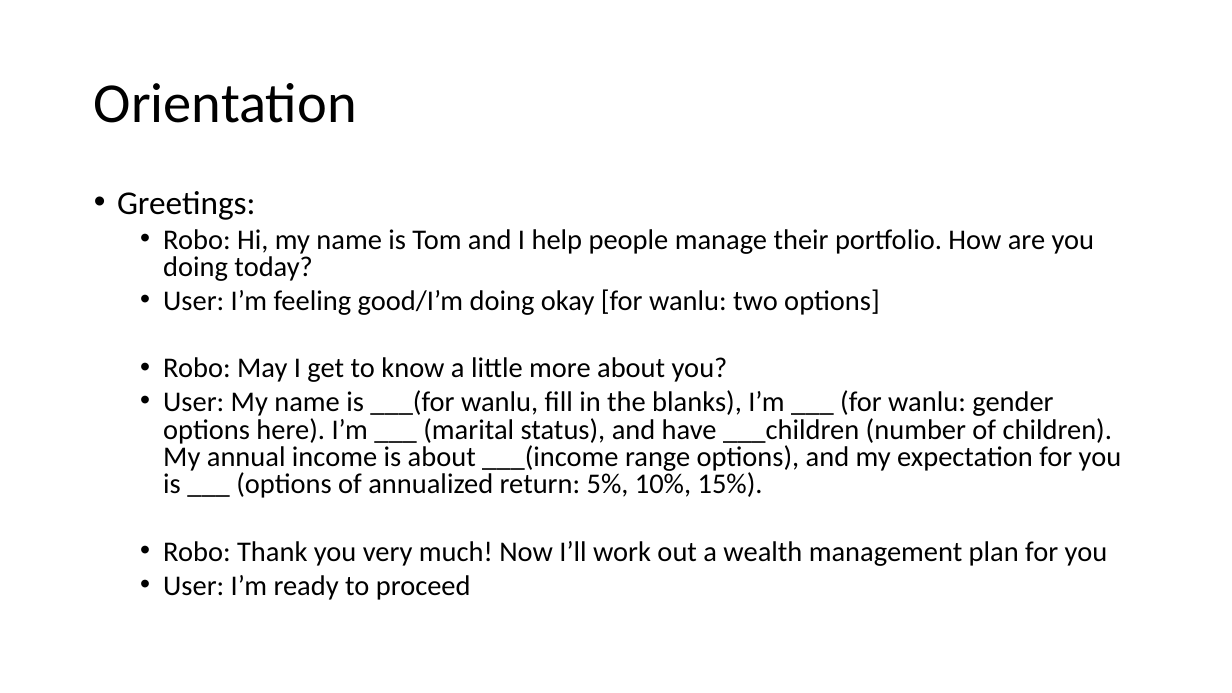
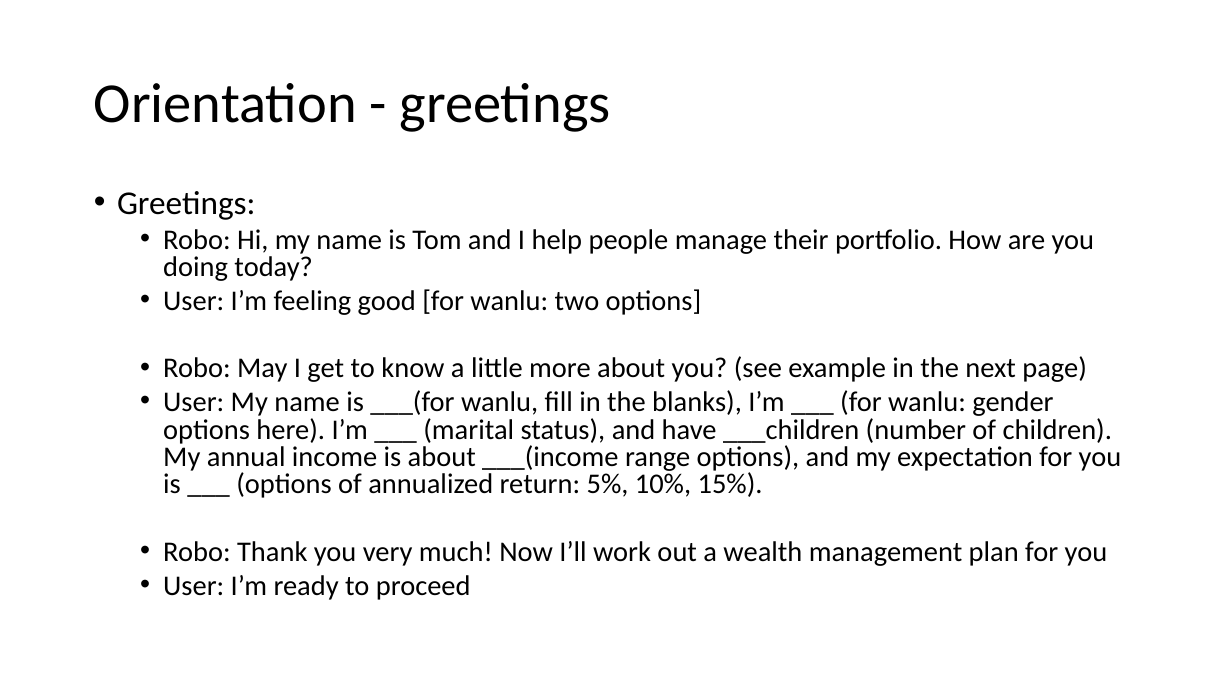
Before and after one commit to ZWLori/robo-advisor, a slide deck: slide 5 of images/Robo-advisor design materials.pptx. Drawn at 1232x693 pixels with LibreOffice and Linux fonts; fonts in the diff are those of the drawing. Boxes give left, top, right and bottom in pixels: in the first picture for what was removed or moved away, otherwise in the second. Text is boxed around its words. In the diff, an @@ line names an element or a change of style, - is before the commit and + after.

Commit message:
added an example
example of user's reponses

```diff
--- a/images/Robo-advisor design materials.pptx
+++ b/images/Robo-advisor design materials.pptx
@@ title at [94, 83, 611, 132]: text changed @@
-Orientation
+Orientation - greetings
@@ text at [163, 289, 1087, 382]: text changed @@
-  • User: I’m feeling good/I’m doing okay [for wanlu: two options]
-  • Robo: May I get to know a little more about you?
+  • User: I’m feeling good [for wanlu: two options]
+  • Robo: May I get to know a little more about you? (see example in the next page)
```
Also in this commit, not shown: 1 other slide changed, 1 slide added.
